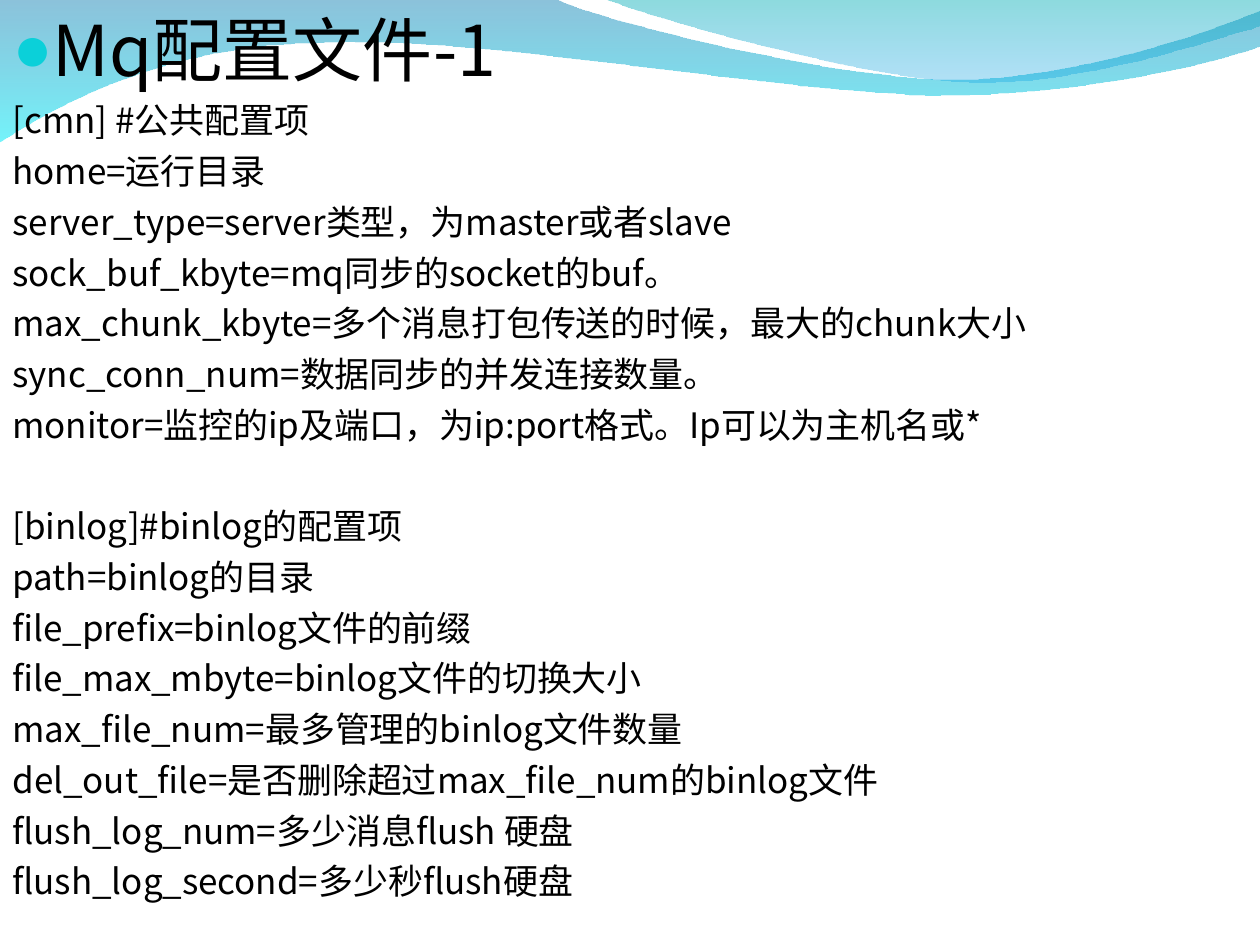
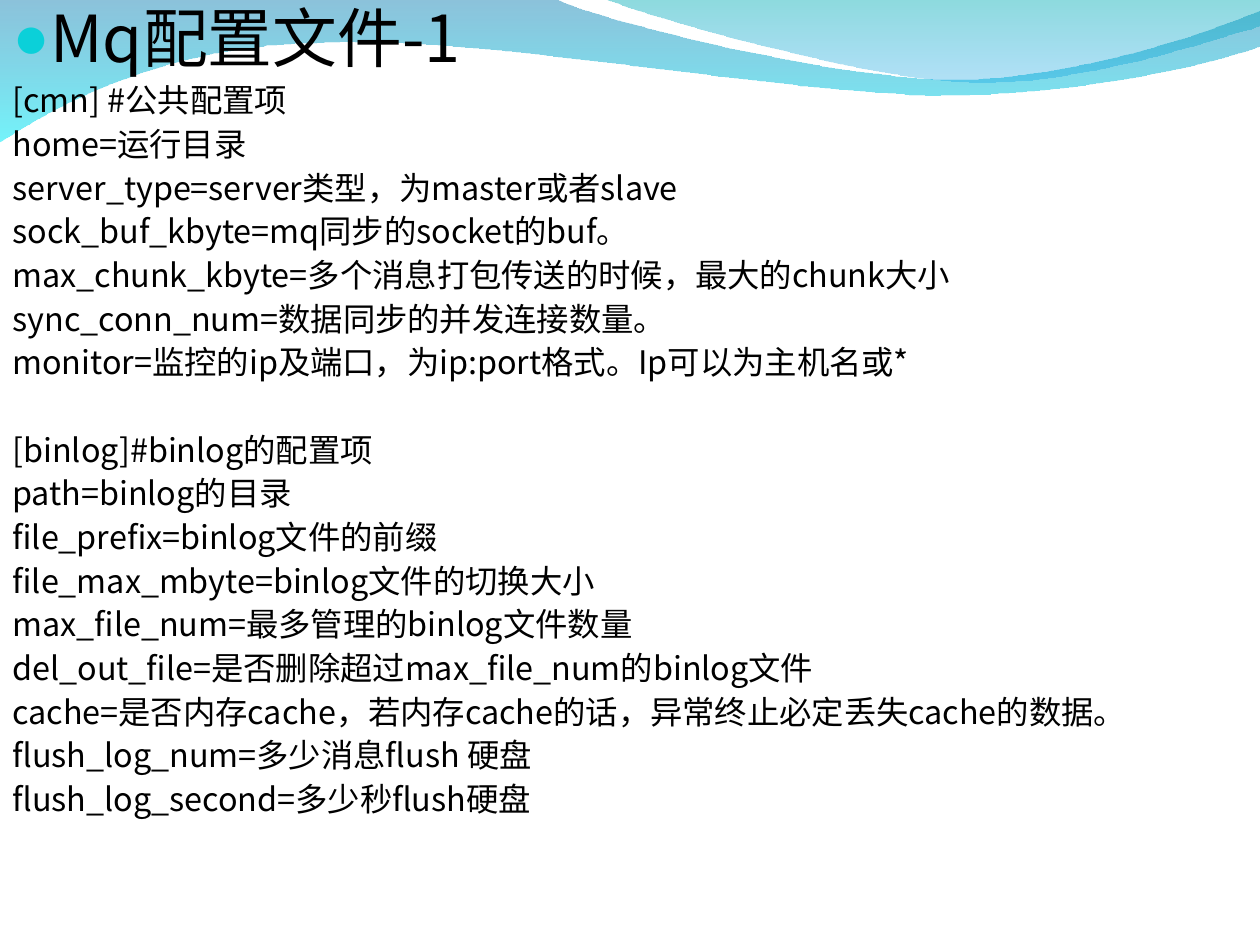
Before and after one commit to burstas/cwinux-mq, a slide deck: slide 9 of mq/doc/mq_introduce.ppt. Drawn at 1260x945 pixels with LibreOffice and Linux fonts; fonts in the diff are those of the drawing; background and template pictures are left out. Boxes give left, top, right and bottom in pixels: in the first picture for what was removed or moved away, otherwise in the second. Text is boxed around its words. In the diff, an @@ line names an element or a change of style, - is before the commit and + after.

```diff
--- a/mq/doc/mq_introduce.ppt
+++ b/mq/doc/mq_introduce.ppt
@@ text at (13, 7, 951, 819): size 32 to 29.6 pt in "Mq配置文件-1"; size 16 to 14.8 pt in "[cmn] #公共配置项", "home=运行目录", "server_type=server类型，为master或者slave", "sock_buf_kbyte=mq同步的socket的buf。" and 11 more places; line spacing 1 to 0.9 @@
@@ text at (13, 696, 1127, 728): paragraph added @@
+cache=是否内存cache，若内存cache的话，异常终止必定丢失cache的数据。
```
Also in this commit, not shown: 4 other slides changed, 1 slide removed.
